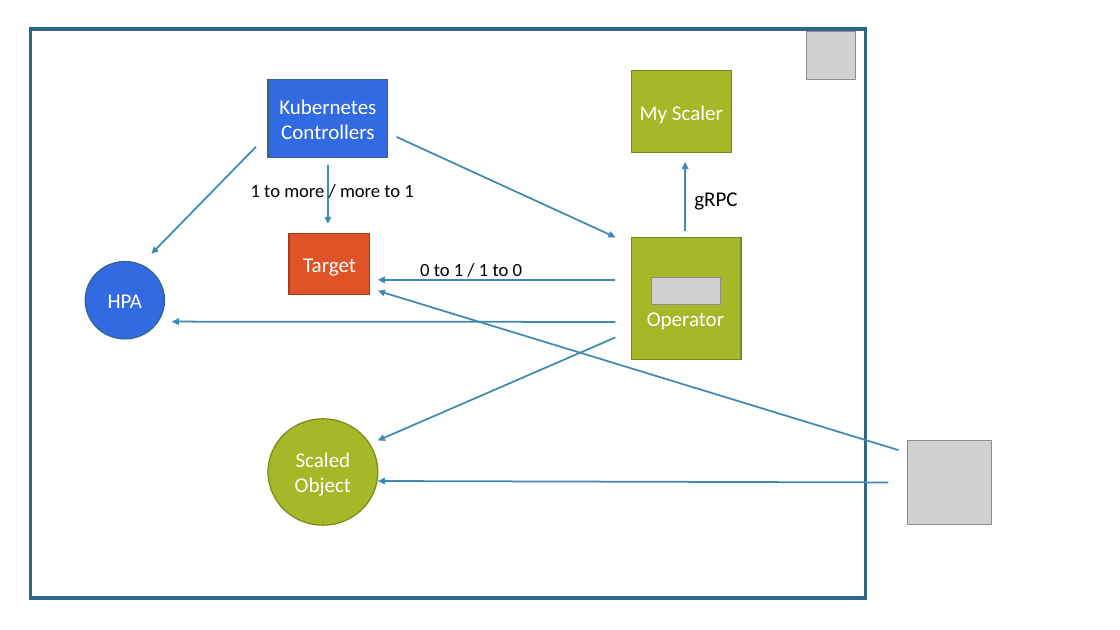
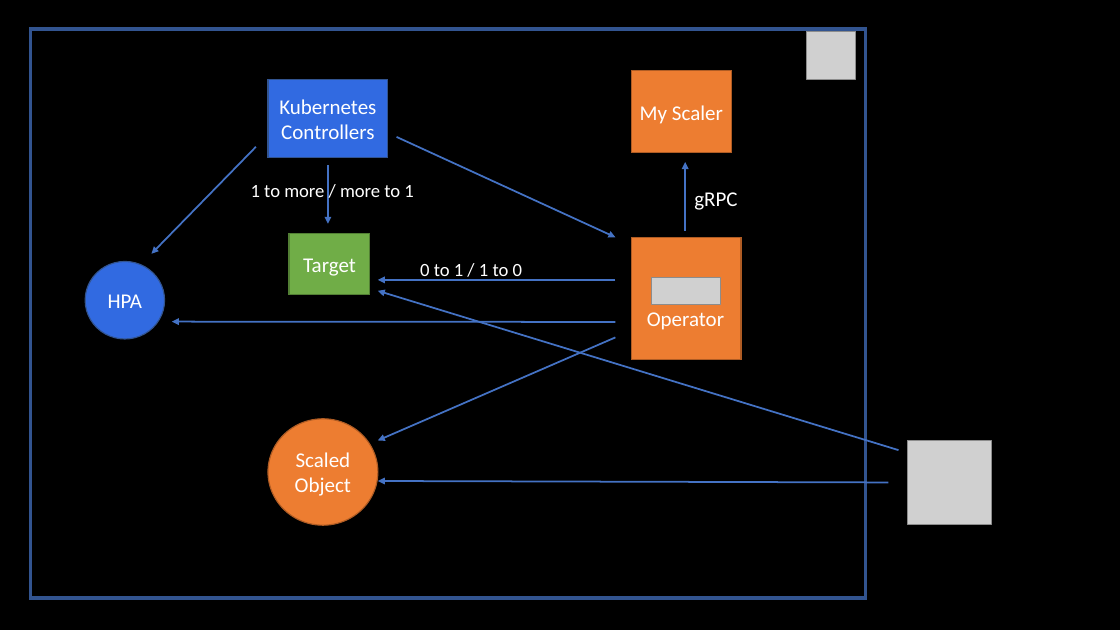
Before and after one commit to eashi/keda-workshop, a slide deck: slide 14 of preso.pptx (slide 11 before the commit). Drawn at 1120x630 pixels with LibreOffice and Linux fonts; fonts in the diff are those of the drawing; grey boxes stand for pictures. Boxes give left, top, right and bottom in pixels: in the first picture for what was removed or moved away, otherwise in the second. Text is boxed around its words. In the diff, an @@ line names an element or a change of style, - is before the commit and + after.

```diff
--- a/preso.pptx
+++ b/preso.pptx
@@ background #FFFFFF to #000000 @@
@@ rectangle at bbox=[30, 29, 865, 597]: outline #306684 3 pt to #325491 3 pt @@
@@ rectangle "Kubernetes Controllers" at bbox=[268, 80, 388, 158]: outline #306684 1 pt to #325491 1 pt @@
@@ arrow (256, 147) - (151, 254): stroke #418AB3 1.5 pt to #4472C4 1.5 pt @@
@@ arrow (397, 137) - (616, 237): stroke #418AB3 1.5 pt to #4472C4 1.5 pt @@
@@ arrow (328, 166) - (328, 223): stroke #418AB3 1.5 pt to #4472C4 1.5 pt @@
@@ arrow (686, 230) - (686, 162): stroke #418AB3 1.5 pt to #4472C4 1.5 pt @@
@@ text colour #000000 to #FFFFFF in 3 elements at bbox=[420, 264, 522, 281], bbox=[251, 185, 413, 197], bbox=[694, 192, 737, 210] @@
@@ rectangle "Target" at bbox=[289, 234, 370, 295]: fill #DF5327 to #70AD47; outline #A53D1D 1 pt to #538035 1 pt @@
@@ fill #A6B727 to #ED7D31; outline #7B871D 1 pt to #AF5C24 1 pt in 3 elements at bbox=[268, 419, 378, 526], bbox=[631, 71, 732, 152], bbox=[631, 237, 741, 359] @@
@@ ellipse "HPA" at bbox=[85, 261, 165, 339]: outline #306684 1 pt to #325491 1 pt @@
@@ arrow (899, 450) - (378, 291): stroke #418AB3 1.5 pt to #4472C4 1.5 pt @@
@@ arrow (616, 280) - (378, 280): stroke #418AB3 1.5 pt to #4472C4 1.5 pt @@
@@ arrow (616, 322) - (172, 322): stroke #418AB3 1.5 pt to #4472C4 1.5 pt @@
@@ arrow (616, 338) - (378, 440): stroke #418AB3 1.5 pt to #4472C4 1.5 pt @@
@@ arrow (889, 482) - (378, 481): stroke #418AB3 1.5 pt to #4472C4 1.5 pt @@
```
Also in this commit, not shown: 10 other slides changed, 5 slides added, 1 slide removed.
